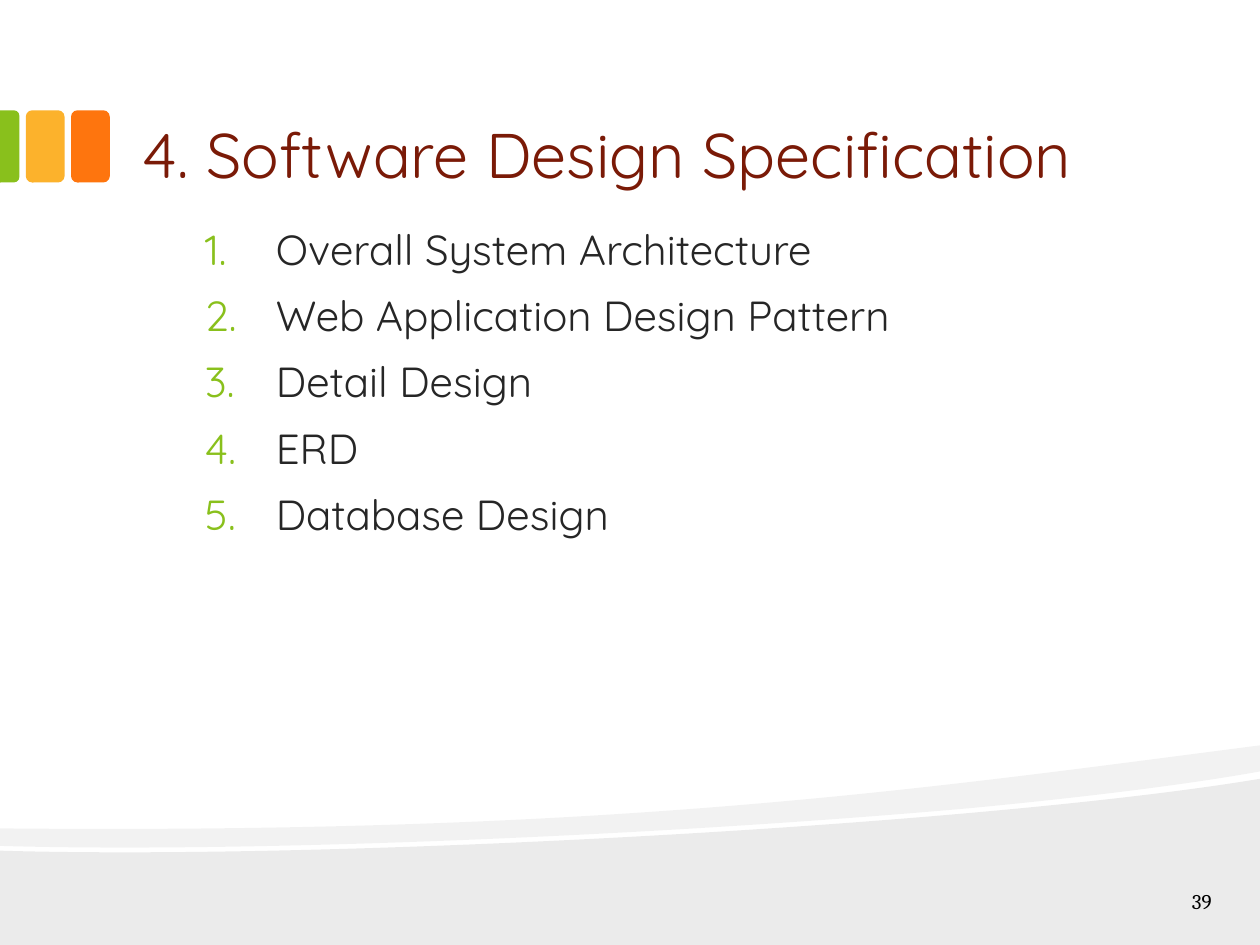
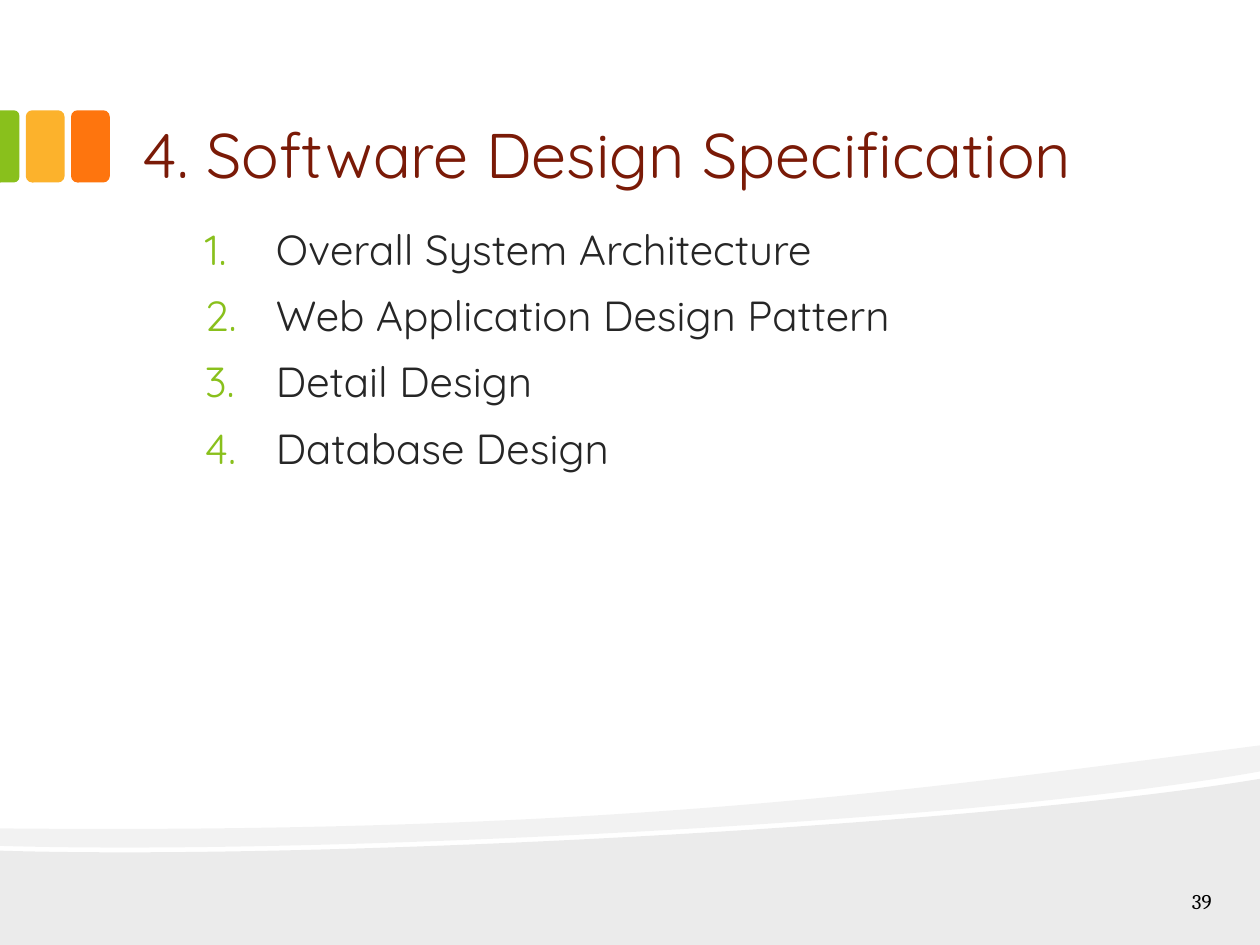
Before and after one commit to hungqcao/Rental-House-Finding, a slide deck: slide 39 of Document/Documentation/Final Document & Report/RHF_Presentation_Final_v1.0.pptx. Drawn at 1260x945 pixels with LibreOffice and Linux fonts; fonts in the diff are those of the drawing. Boxes give left, top, right and bottom in pixels: in the first picture for what was removed or moved away, otherwise in the second. Text is boxed around its words. In the diff, an @@ line names an element or a change of style, - is before the commit and + after.

```diff
--- a/Document/Documentation/Final Document & Report/RHF_Presentation_Final_v1.0.pptx
+++ b/Document/Documentation/Final Document & Report/RHF_Presentation_Final_v1.0.pptx
@@ text at (276,434,358,464): paragraph removed @@
-  4. ERD
```
Also in this commit, not shown: 4 other slides changed, 1 slide removed.
